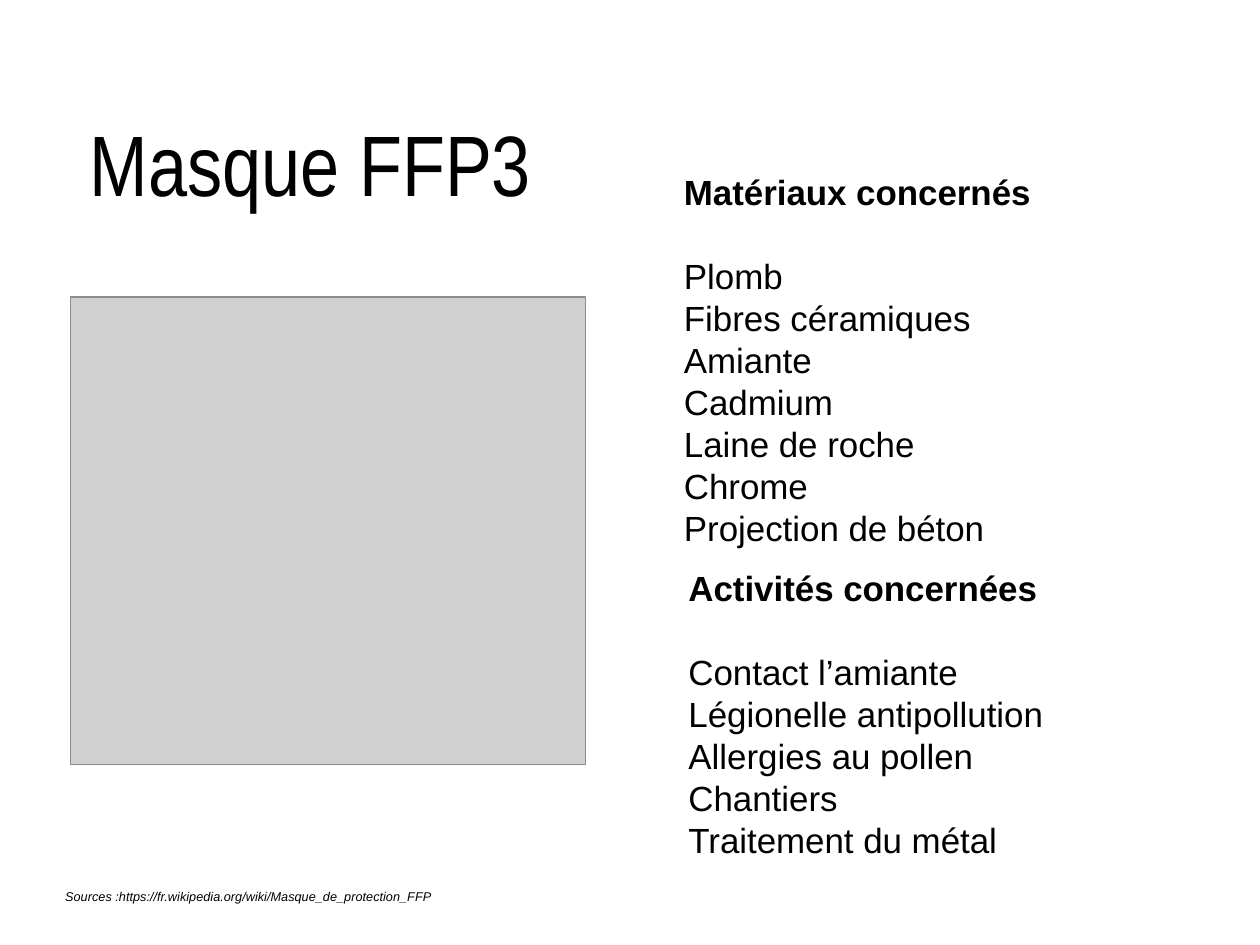
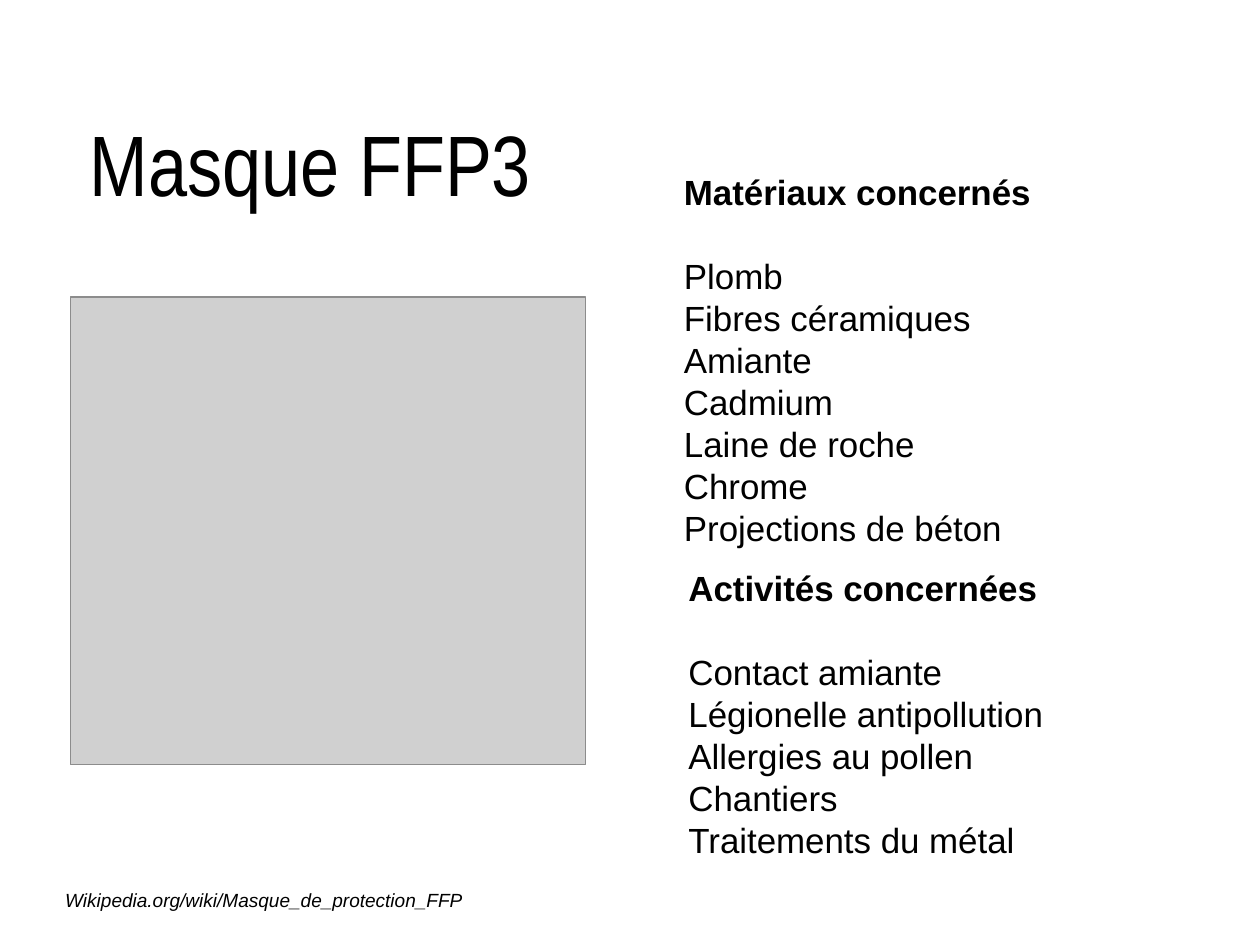
Before and after one commit to Evarisk/bibliotheque-media-risque, a slide deck: slide 6 of causerie/produits-emissions-dechets/les-fondamentaux_masques-poussieres-FFPX/les-fondamentaux_masques-particules-FFPX.odp. Drawn at 1260x945 pixels with LibreOffice and Linux fonts; fonts in the diff are those of the drawing; grey boxes stand for pictures; background and template pictures are left out. Boxes give left, top, right and bottom in pixels: in the first picture for what was removed or moved away, otherwise in the second. Text is boxed around its words. In the diff, an @@ line names an element or a change of style, - is before the commit and + after.

```diff
--- a/causerie/produits-emissions-dechets/les-fondamentaux_masques-poussieres-FFPX/les-fondamentaux_masques-particules-FFPX.odp
+++ b/causerie/produits-emissions-dechets/les-fondamentaux_masques-poussieres-FFPX/les-fondamentaux_masques-particules-FFPX.odp
@@ text at (x1=684, y1=179, x2=1030, y2=548): text changed @@
-Matériaux concernés
-Plomb
-Fibres céramiques
-Amiante
-Cadmium
-Laine de roche
-Chrome
-Projection de béton
+Matériaux concernés
+Plomb
+Fibres céramiques
+Amiante
+Cadmium
+Laine de roche
+Chrome
+Projections de béton
@@ text at (x1=688, y1=575, x2=1043, y2=854): text changed @@
-Activités concernées
-Contact l’amiante
-Légionelle antipollution
-Allergies au pollen
-Chantiers
-Traitement du métal
+Activités concernées
+Contact amiante
+Légionelle antipollution
+Allergies au pollen
+Chantiers
+Traitements du métal
@@ text at (x1=65, y1=893, x2=462, y2=911): text changed; size 8 to 12 pt @@
-Sources :https://fr.wikipedia.org/wiki/Masque_de_protection_FFP
+Wikipedia.org/wiki/Masque_de_protection_FFP
```
Also in this commit, not shown: 5 other slides changed, 1 other file.
